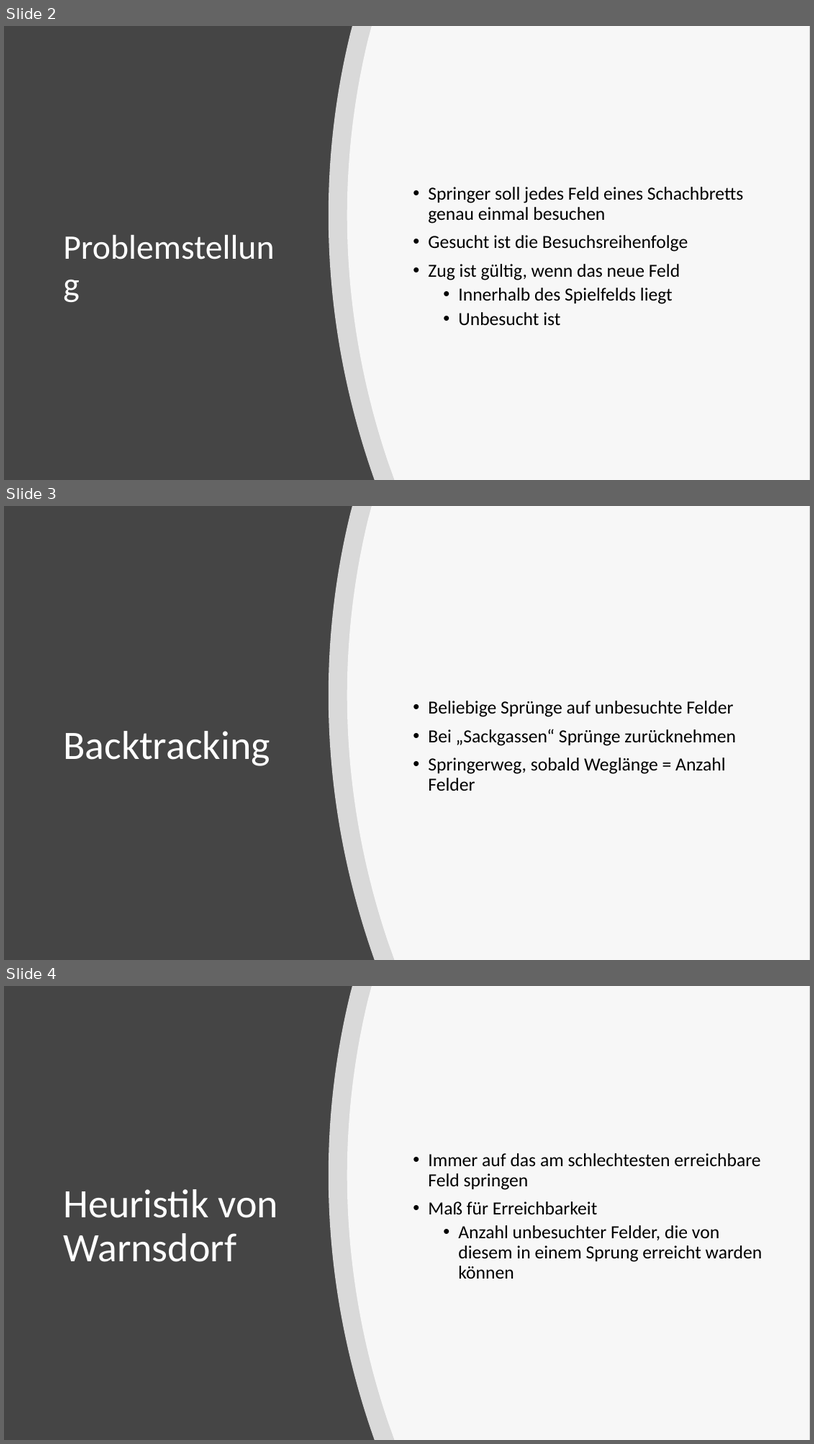
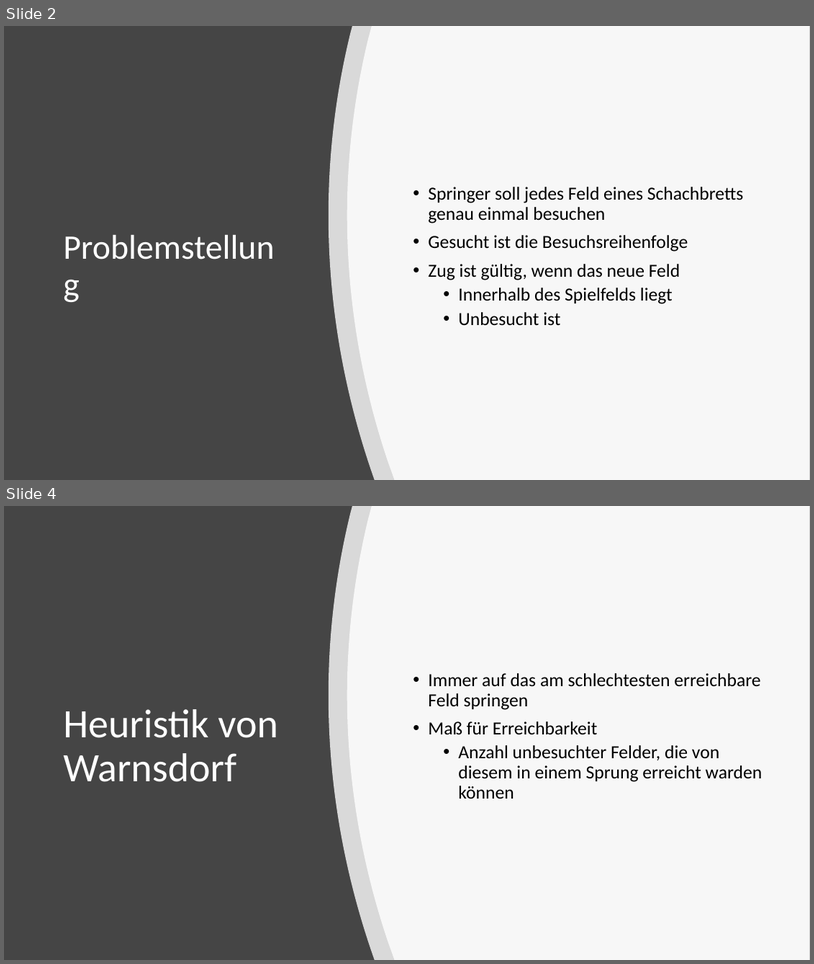
Before and after one commit to schmalzer/forth-project, a slide deck: presentation/vss_1.pptx. Shown one above the other, each under a label of ours: slides 2, 3 and 4 before the commit, slides 2 and 4 after it; the slides between them are not shown. The pictures are 814x1444 and 814x964 pixels, drawn with LibreOffice and Linux fonts; fonts in the diff are those of the drawing. Boxes give left, top, right and bottom in pixels: in the first picture for what was removed or moved away, otherwise in the second. Text is boxed around its words. In the diff, an @@ line names an element or a change of style, - is before the commit and + after.

```diff
--- a/presentation/vss_1.pptx
+++ b/presentation/vss_1.pptx
@@ slide 3 removed at <box>4,506,810,960</box>, background #454545 @@
@@ freeform shape removed at <box>329,506,810,960</box> @@
@@ freeform shape removed at <box>347,506,810,960</box> @@
@@ text removed at <box>428,700,736,790</box> @@
-• Beliebige Sprünge auf unbesuchte Felder
-• Bei „Sackgassen“ Sprünge zurücknehmen
-• Springerweg, sobald Weglänge = Anzahl Felder
@@ title removed at <box>63,731,270,766</box> @@
-Backtracking
```
Also in this commit, not shown: 1 slide changed, 7 slides added.
